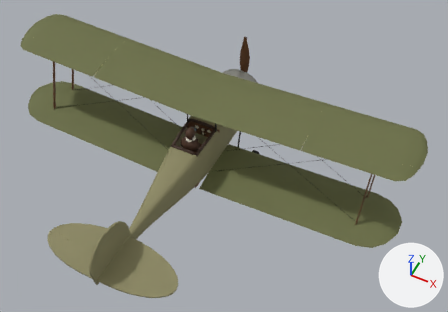
Before and after pictures for a commit that changed the glTF model public/models/sopwith_camel.glb.
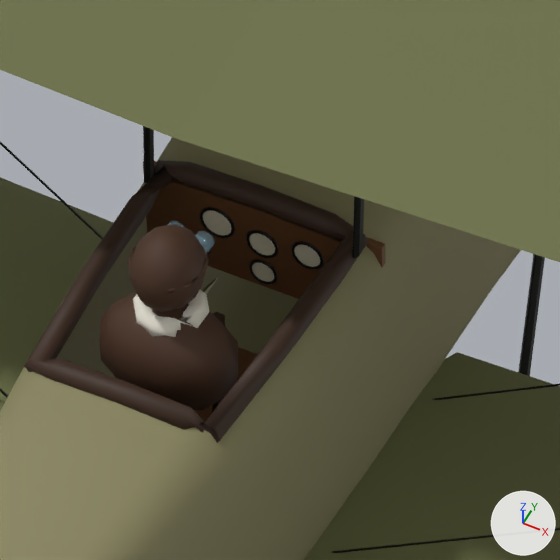
Old and new are each drawn whole from a camera (50 mm lens) standing at (4.34, -8.02, 9.4) and looking at (0.65, -0.64, 0.17) and again close up on the part from 37% to 54% of the width and 31% to 55% of the height. Every picture has the same lights, and +X, +Y and +Z are marked at lower right. The last two pictures show the newer version. Where no turn or scale is listed for an object, it has been applied to the vertices. Vertices at exactly the same position are counted once.

The first close-up shows 'Coaming', 'CockpitInterior', 'Fuselage', 'Gauge_Compass', 'Pilot_Figure', 'Struts', 'Undercarriage', 'Wing_Lower_L', 'Wing_Lower_R', 'Wing_Upper_L', 'Wing_Upper_R', 'Wires' and 7 more.
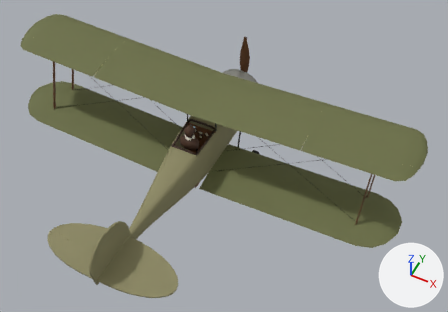
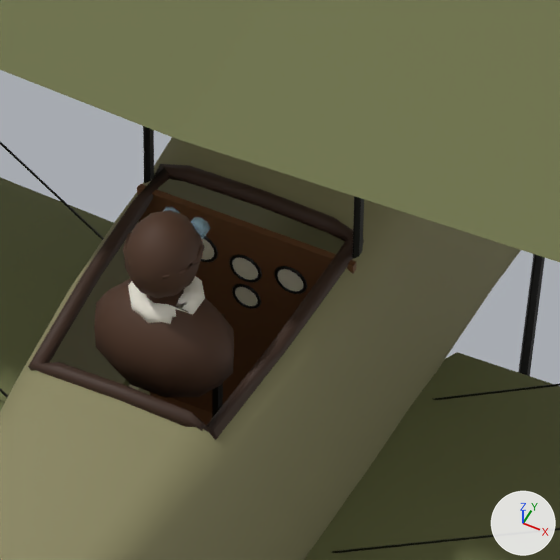
Boxes (x1, y1, x2, y2) around the edits, measured in the close-ups (560 x 560 px; the box of a moved part takes in the faces that stretch with it):
'Pilot_Figure', moved
    before: (99, 221, 239, 410)
    after: (94, 207, 234, 397)
'Coaming', reshaped
    before: (24, 160, 368, 443)
    after: (28, 164, 364, 440)
'CockpitInterior', reshaped
    before: (143, 161, 385, 421)
    after: (137, 184, 356, 425)
'Gauge_Compass', moved
    before: (252, 263, 274, 282)
    after: (235, 287, 258, 306)
part 1 of me_cockpitinterior, moved or reshaped
    before: (143, 161, 385, 299)
    after: (137, 184, 356, 413)

The edits, one by one:
me_cockpitinterior is used by ob_cockpitinterior; location (0.0, 0.0, 0.0).
me_cockpitinterior had 62 vertices, 96 faces and spanned x -0.368..0.368, y -1.229..-0.129, z -0.377..0.451.
me_cockpitinterior now has 62 vertices, 96 faces and spans x -0.331..0.331, y -1.229..-0.129, z -0.388..0.457.
me_cockpitinterior part 1: the loose piece of 8 vertices spanning x -0.368..0.368, y -0.289..-0.269, z 0.131..0.451 is scaled about its middle by (0.9, 1, 2.64), then moved by (0.0, -0.1, -0.256).
me_coaming is used by ob_coaming; location (0.0, 0.0, 0.0).
me_coaming had 96 vertices, 192 faces and spanned x -0.329..0.329, y -1.102..-0.264, z 0.395..0.519.
me_coaming now has 96 vertices, 192 faces and spans x -0.318..0.318, y -1.091..-0.275, z 0.405..0.51.
me_coaming part 2: 96 of 96 vertices moved; they spanned x -0.329..0.329, y -1.102..-0.264, z 0.395..0.519 and now span x -0.318..0.318, y -1.091..-0.275, z 0.405..0.51; mean shift (0.0, 0.0, 0.0).
me_pilot_figure is used by ob_pilot_figure; location (0.0, 0.0, 0.0).
me_pilot_figure had 304 vertices, 588 faces and spanned x -0.205..0.205, y -0.949..-0.669, z 0.208..0.798.
me_pilot_figure now has 304 vertices, 588 faces and spans x -0.205..0.205, y -0.969..-0.689, z 0.278..0.868.
me_pilot_figure part 3: the whole mesh is moved by (0.0, -0.02, 0.07).
Object 'Gauge_Compass' (ob_gauge_compass) moves from (0.0, -0.292, 0.191) to (0.0, -0.392, 0.187).
